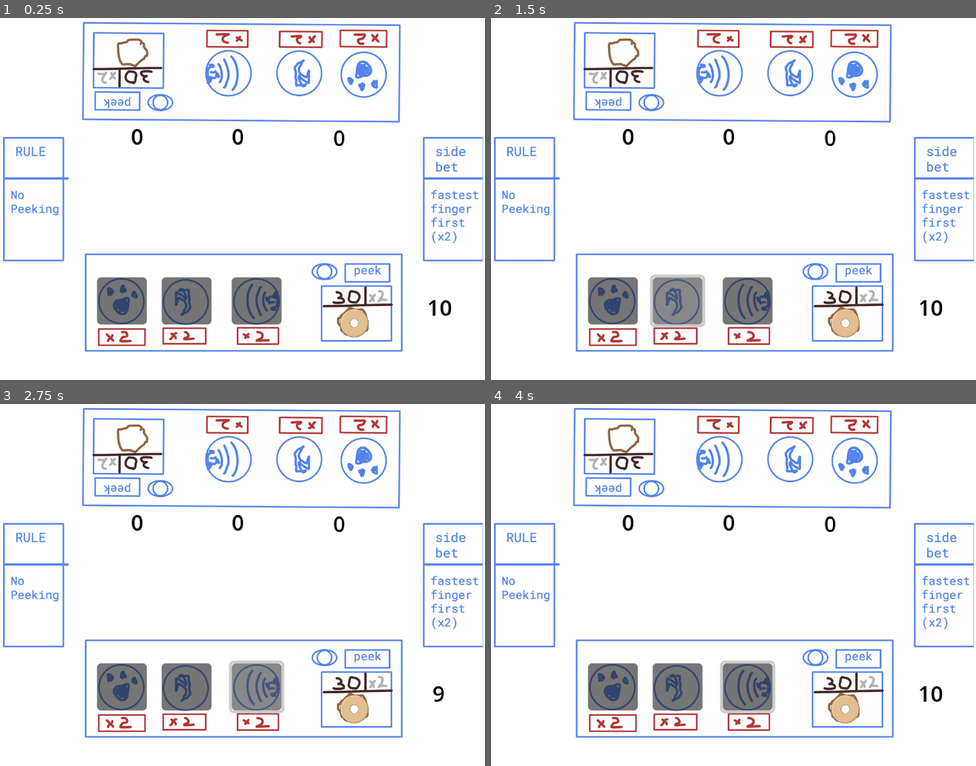
Above: before the commit, frames 1-4 (two rows, left to right).
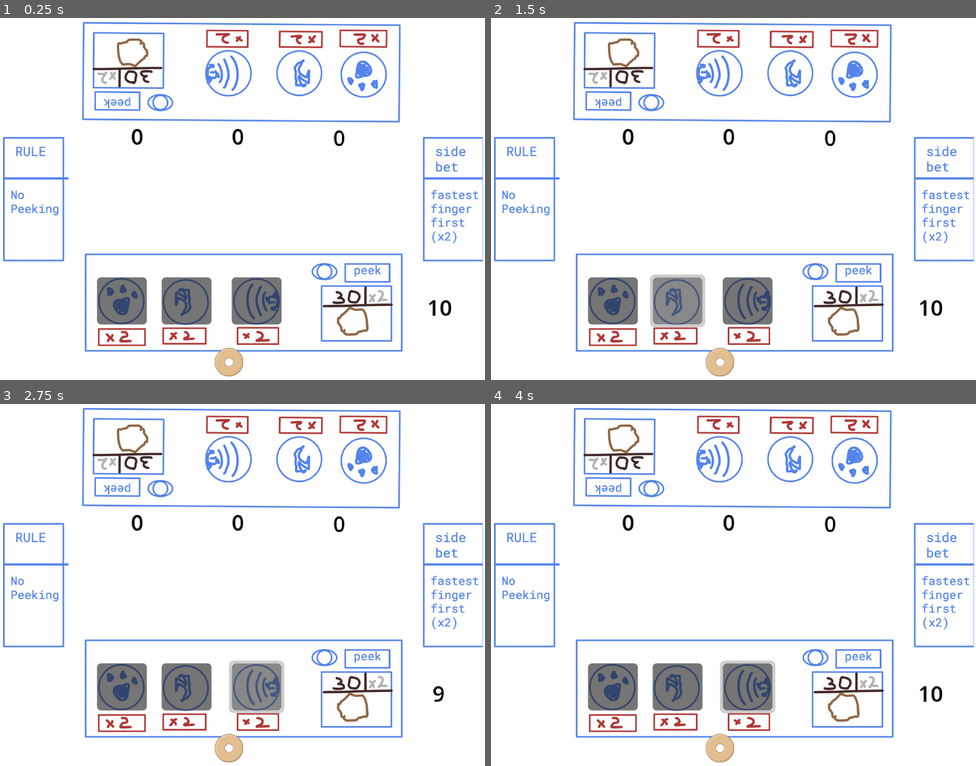
Above: after the commit, the same moments.

Repository: Sooshimi/golden-biscuit
Game: Godot game, scene res://scenes/battle_screen.tscn
The game is run twice, just before and just after one commit, with the same random seed, the same clock (stepped at 60 frames per second) and the same inputs.
Inputs (mouse positions are in pixels of both pictures, inside the frame that each line leads up to):
- Up to frame 1 (0.25 s): no input
- Up to frame 2 (1.5 s): click (612, 300) at 0.5 s; click (675, 300) at 1.25 s
- Up to frame 3 (2.75 s): click (257, 686) at 2 s
- Up to frame 4 (4 s): tap Enter at 2.75 s; move the mouse to (845, 708) at 2.77 s; hold Right (right) 2.78-3.53 s; click (845, 708) at 2.85 s; tap Space at 3.5 s; move the mouse to (636, 610) at 3.52 s; hold Down (down) from 3.53 s (still down); click (636, 610) at 3.6 s

The runs differ from the first frame. In frame 1, 0.7% of the frame differs, in the area x 44-76%, y 80-99%; in frame 2, 0.7%; in frame 3, 0.7%; in frame 4, 0.7%.

Commit message:
Add cookie spawn area and auto-spawn logic
Replaces the static Cookie node with a cookier_spawn_area Area2D and associated collision shape. Adds logic to spawn a new cookie when the previous one exits the spawn area, and connects new signals for body_entered and body_exited events. Updates the script to preload the cookie scene and handle cookie instantiation.

Diff:
--- a/scenes/battle_screen.tscn
+++ b/scenes/battle_screen.tscn
@@ -2,10 +2,12 @@
 
 [ext_resource type="Texture2D" uid="uid://u6fdd60yqtvp" path="res://assets/background_placeholder.jpg" id="1_441kk"]
 [ext_resource type="Script" uid="uid://bqrq0kk8352e" path="res://scripts/battle_screen/battle_screen.gd" id="1_jkca0"]
-[ext_resource type="PackedScene" uid="uid://fc4yacs1tuot" path="res://scenes/cookie.tscn" id="3_y5my5"]
 
 [sub_resource type="RectangleShape2D" id="RectangleShape2D_jkca0"]
 size = Vector2(70.375, 93.5)
+
+[sub_resource type="CircleShape2D" id="CircleShape2D_jkca0"]
+radius = 21.0
 
 [node name="Battle Screen" type="Node2D"]
 script = ExtResource("1_jkca0")
@@ -102,8 +104,11 @@
 text = "0"
 horizontal_alignment = 1
 
-[node name="Cookie" parent="." instance=ExtResource("3_y5my5")]
-position = Vector2(263, 271)
+[node name="cookier_spawn_area" type="Area2D" parent="CanvasLayer"]
+
+[node name="CollisionShape2D" type="CollisionShape2D" parent="CanvasLayer/cookier_spawn_area"]
+position = Vector2(263, 268)
+shape = SubResource("CircleShape2D_jkca0")
 
 [connection signal="body_entered" from="bet_area/PawArea" to="." method="_on_paw_area_body_entered"]
 [connection signal="body_exited" from="bet_area/PawArea" to="." method="_on_paw_area_body_exited"]
@@ -114,3 +119,5 @@
 [connection signal="pressed" from="CanvasLayer/paw_button" to="." method="_on_paw_button_pressed"]
 [connection signal="pressed" from="CanvasLayer/claw_button" to="." method="_on_claw_button_pressed"]
 [connection signal="pressed" from="CanvasLayer/roar_button" to="." method="_on_roar_button_pressed"]
+[connection signal="body_entered" from="CanvasLayer/cookier_spawn_area" to="." method="_on_cookier_spawn_area_body_entered"]
+[connection signal="body_exited" from="CanvasLayer/cookier_spawn_area" to="." method="_on_cookier_spawn_area_body_exited"]
--- a/scripts/battle_screen/battle_screen.gd
+++ b/scripts/battle_screen/battle_screen.gd
@@ -7,6 +7,8 @@
 @onready var paw_cookie_counter := $CanvasLayer/paw_cookie_counter
 @onready var claw_cookie_counter := $CanvasLayer/claw_cookie_counter
 @onready var roar_cookie_counter := $CanvasLayer/roar_cookie_counter
+
+var cookie_scene: PackedScene = preload("res://scenes/cookie.tscn")
 
 var enemy_choice := ""
 var player_choice := ""
@@ -21,8 +23,9 @@
 
 func _ready() -> void:
 	update_score()
+	spawn_cookie()
 
-func _process(delta) -> void:
+func _process(_delta) -> void:
 	for body in paw_cookies_list:
 		if not body.selected and body.linear_velocity == Vector2.ZERO and not body.bet_counted:
 			update_paw_cookie_counter(body)
@@ -34,6 +37,12 @@
 	for body in roar_cookies_list:
 		if not body.selected and body.linear_velocity == Vector2.ZERO and not body.bet_counted:
 			update_roar_cookie_counter(body)
+
+func spawn_cookie() -> void:
+	var cookie = cookie_scene.instantiate()
+	cookie.global_position = Vector2(170,300)
+	cookie.collision_mask = 0
+	add_child(cookie)
 
 func update_score() -> void:
 	cookie_counter.text = str(Global.total_cookies)
@@ -109,3 +118,11 @@
 	roar_cookie_counter_int += 1
 	roar_cookie_counter.text = str(roar_cookie_counter_int)
 	body.bet_counted = true
+
+func _on_cookier_spawn_area_body_exited(body):
+	body.collision_mask = 1
+
+	spawn_cookie()
+
+func _on_cookier_spawn_area_body_entered(body):
+	pass
